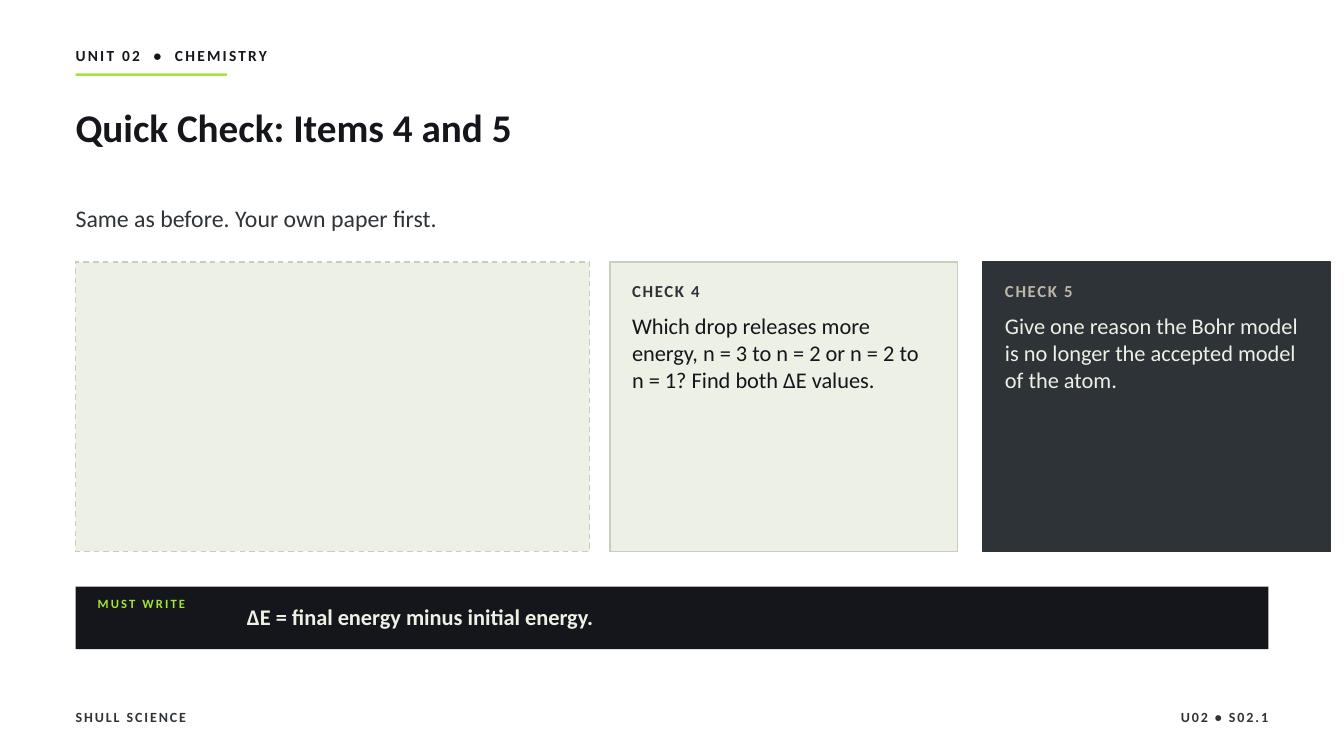
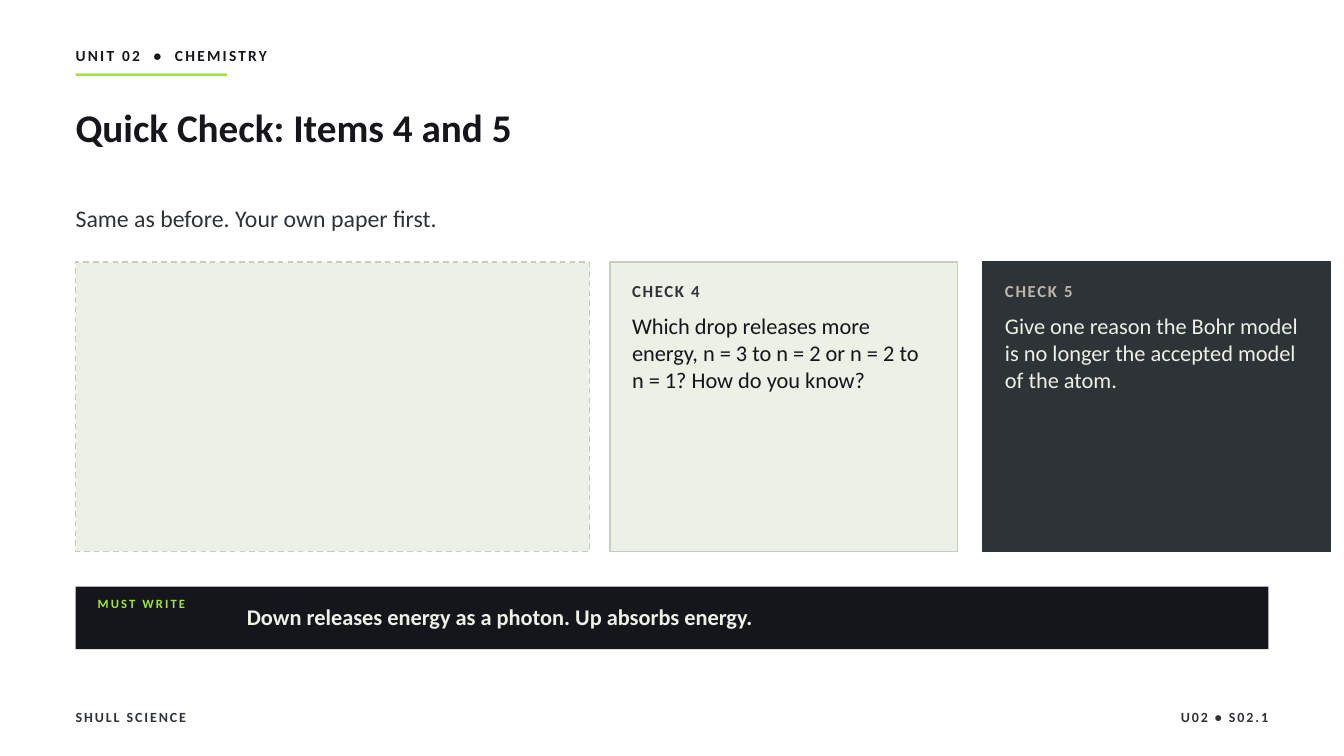
Before and after one commit to Hayabusa015/WorkWork, a slide deck: slide 21 of deliverables/chem-u02/SHULL_CHEM_Slides_U02_S02.1.pptx. Drawn at 1344x756 pixels with LibreOffice and Linux fonts; fonts in the diff are those of the drawing. Boxes give left, top, right and bottom in pixels: in the first picture for what was removed or moved away, otherwise in the second. Text is boxed around its words. In the diff, an @@ line names an element or a change of style, - is before the commit and + after.

```diff
--- a/deliverables/chem-u02/SHULL_CHEM_Slides_U02_S02.1.pptx
+++ b/deliverables/chem-u02/SHULL_CHEM_Slides_U02_S02.1.pptx
@@ text at box(632, 318, 919, 392): text changed @@
-Which drop releases more energy, n = 3 to n = 2 or n = 2 to n = 1? Find both ΔE values.
+Which drop releases more energy, n = 3 to n = 2 or n = 2 to n = 1? How do you know?
@@ text at box(247, 609, 752, 629): text changed @@
-ΔE = final energy minus initial energy.
+Down releases energy as a photon. Up absorbs energy.
```
Also in this commit, not shown: 11 other slides changed, 1 slide added, 1 slide removed, 7 other files.
